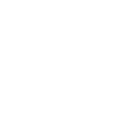
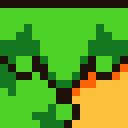
Before/after of a w=128, h=128 layered artwork. What changed in the layer stack:
added layer "dirt_top_lower_left_corner" above "dirt_lower_left_corner" over [left=0, top=0, right=128, bottom=128]
